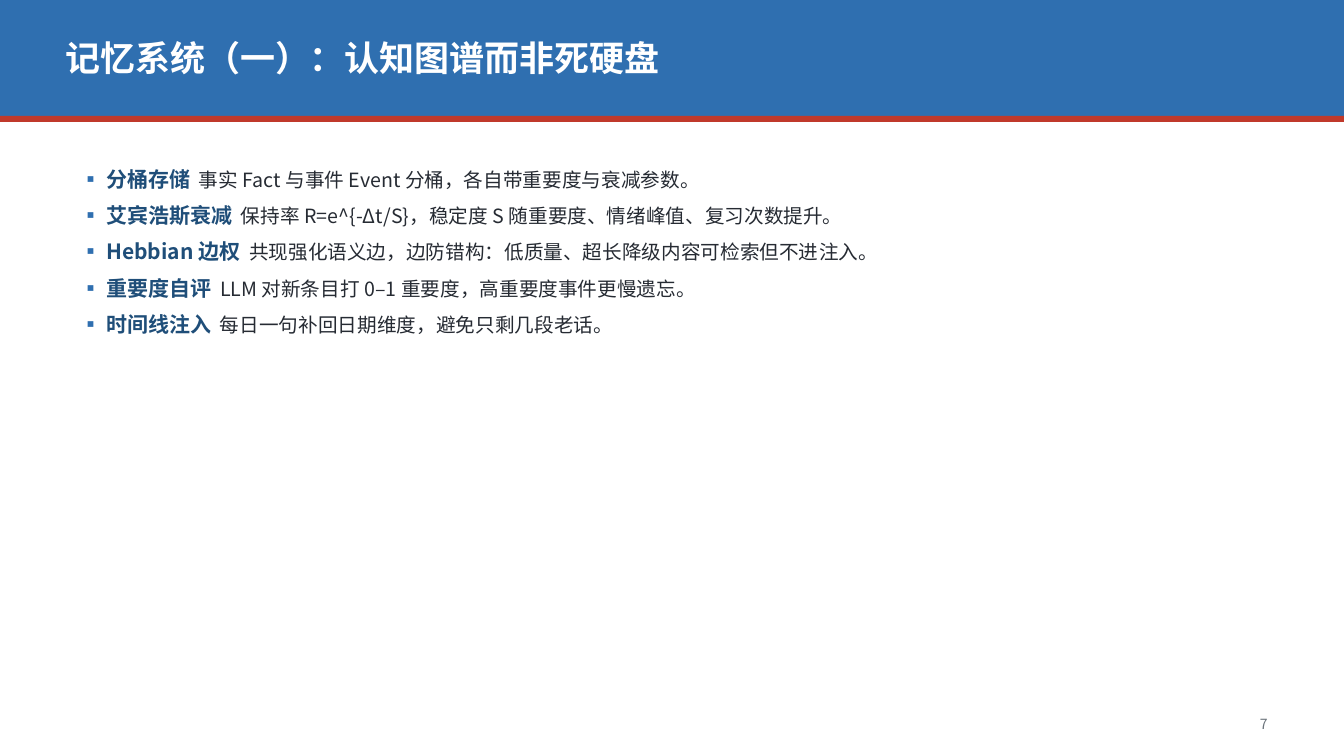
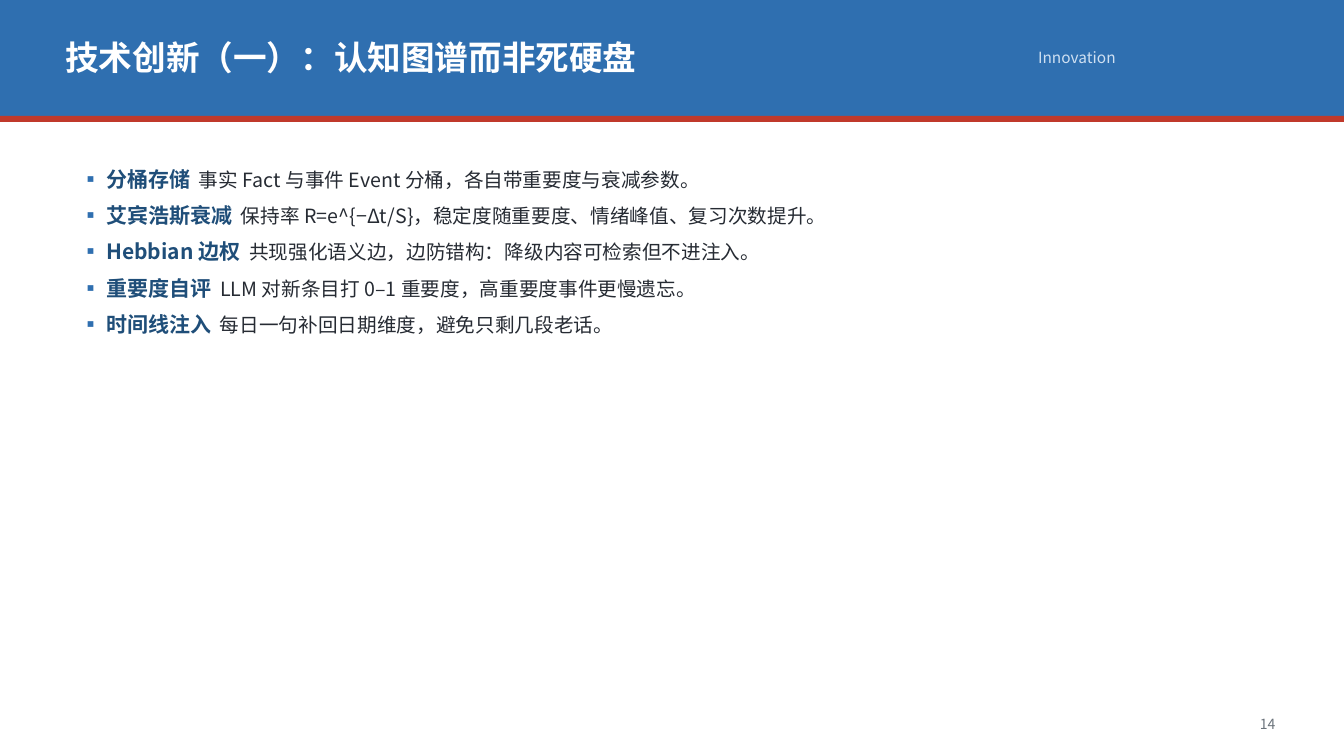
Before and after one commit to Zjx20252082383/astrbot-deepseek-template, a slide deck: slide 16 of core/识海_深度项目调研汇报.pptx (slide 8 before the commit). Drawn at 1344x756 pixels with LibreOffice and Linux fonts; fonts in the diff are those of the drawing. Boxes give left, top, right and bottom in pixels: in the first picture for what was removed or moved away, otherwise in the second. Text is boxed around its words. In the diff, an @@ line names an element or a change of style, - is before the commit and + after.

Commit message:
增强调研PPT：新增Hook、政策分析、市场规模与痛点、心理学原理简介+建模实现、技术创新与未来规划，扩至34页

```diff
--- a/core/识海_深度项目调研汇报.pptx
+++ b/core/识海_深度项目调研汇报.pptx
@@ text at box(65, 41, 636, 74): text changed; size 25 to 24 pt @@
-记忆系统（一）：认知图谱而非死硬盘
+技术创新（一）：认知图谱而非死硬盘
@@ text added at box(1038, 51, 1116, 63), 11 pt, text #CFE0F2 @@
+Innovation
@@ text at box(106, 205, 826, 261): text changed @@
-▪ 艾宾浩斯衰减 保持率 R=e^{-Δt/S}，稳定度 S 随重要度、情绪峰值、复习次数提升。
-▪ Hebbian 边权 共现强化语义边，边防错构：低质量、超长降级内容可检索但不进注入。
+▪ 艾宾浩斯衰减 保持率 R=e^{−Δt/S}，稳定度随重要度、情绪峰值、复习次数提升。
+▪ Hebbian 边权 共现强化语义边，边防错构：降级内容可检索但不进注入。
@@ text at box(1260, 719, 1276, 729): text changed @@
-7
+14
```
Also in this commit, not shown: 21 other slides changed, 11 slides added, 1 slide removed, 2 other files.
